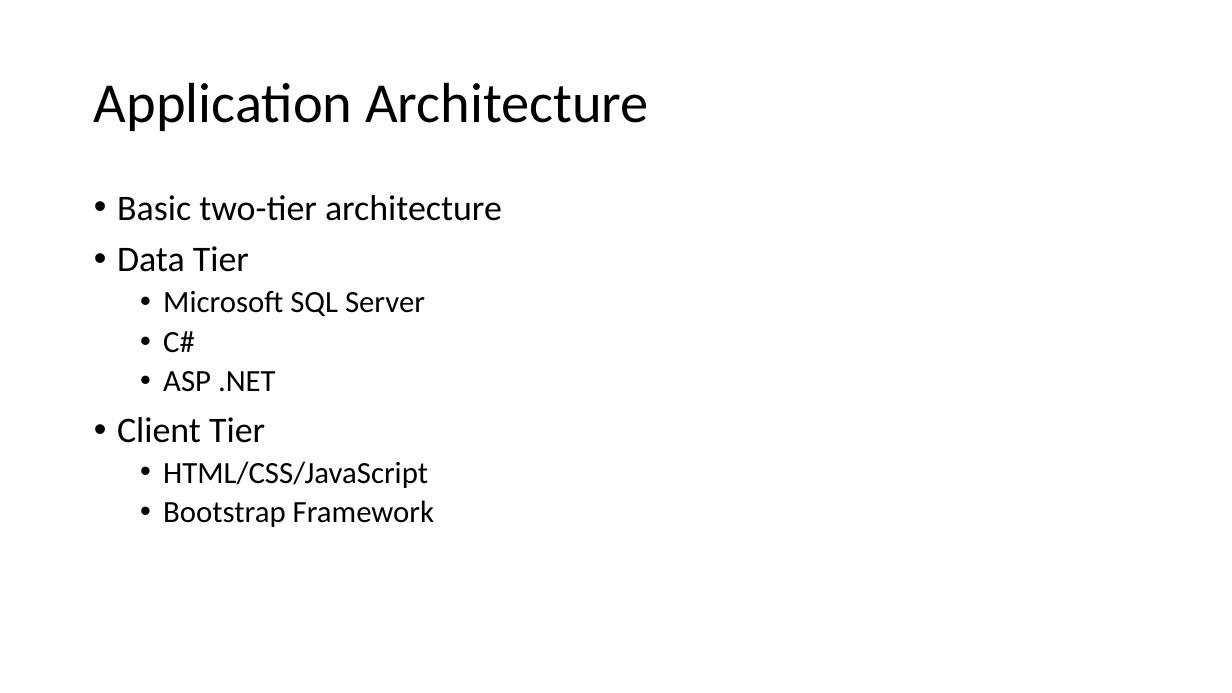
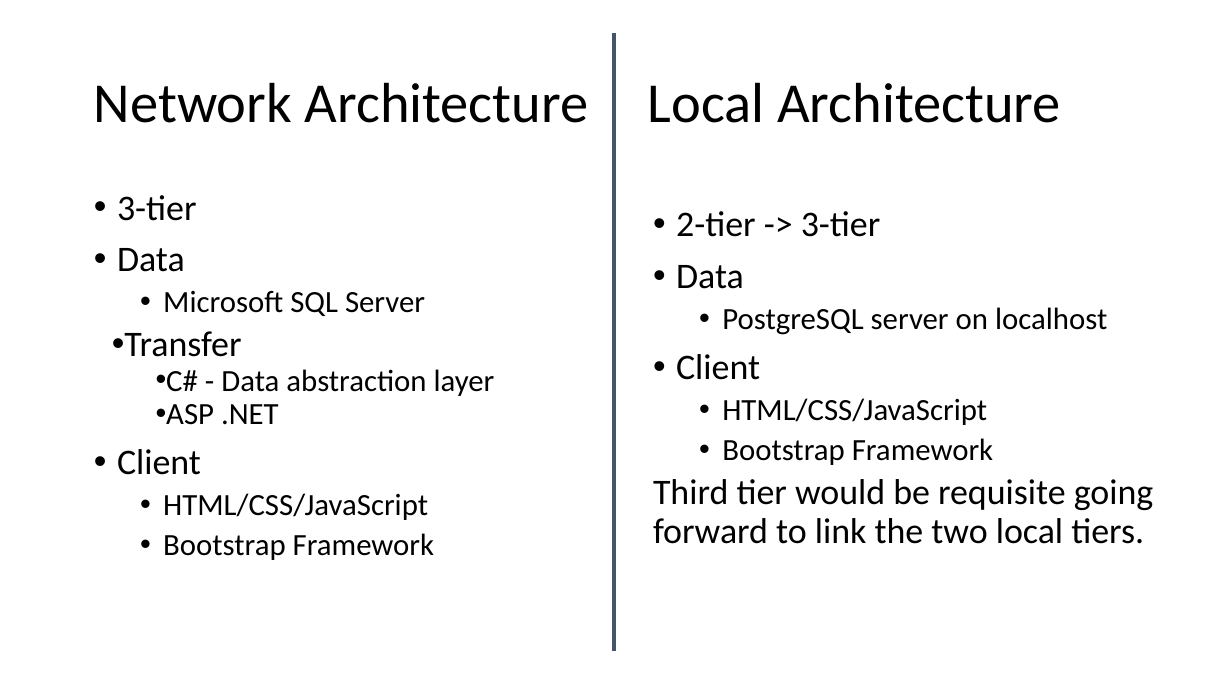
Before and after one commit to jackgoza/databasesProject, a slide deck: slide 5 of cs470_final_project.pptx (slide 4 before the commit). Drawn at 1232x693 pixels with LibreOffice and Linux fonts; fonts in the diff are those of the drawing. Boxes give left, top, right and bottom in pixels: in the first picture for what was removed or moved away, otherwise in the second. Text is boxed around its words. In the diff, an @@ line names an element or a change of style, - is before the commit and + after.

Commit message:
updated presentation

```diff
--- a/cs470_final_project.pptx
+++ b/cs470_final_project.pptx
@@ line added from (614, 33) to (614, 651), #44546A 3 pt @@
@@ title at [94, 82, 589, 123]: text changed @@
-Application Architecture
+Network Architecture
@@ title added at [648, 82, 1061, 123], 44 pt, text #000000 @@
+Local Architecture
@@ text at [117, 195, 197, 272]: text changed @@
-• Basic two-tier architecture
-• Data Tier
+• 3-tier
+• Data
@@ text added at [653, 211, 1154, 544], 28 pt, text #000000 @@
+• 2-tier -> 3-tier
+• Data
+  • PostgreSQL server on localhost
+• Client
+  • HTML/CSS/JavaScript
+  • Bootstrap Framework
+Third tier would be requisite going forward to link the two local tiers.
@@ text at [163, 291, 434, 560]: indent changed; less space between paragraphs @@
@@ text at [124, 331, 495, 396]: text changed @@
-  • C#
+• Transfer
+  • C# - Data abstraction layer
@@ text at [117, 449, 201, 475]: text changed @@
-• Client Tier
+• Client
```
Also in this commit, not shown: 7 other slides changed, 8 slides added, 2 slides removed.
